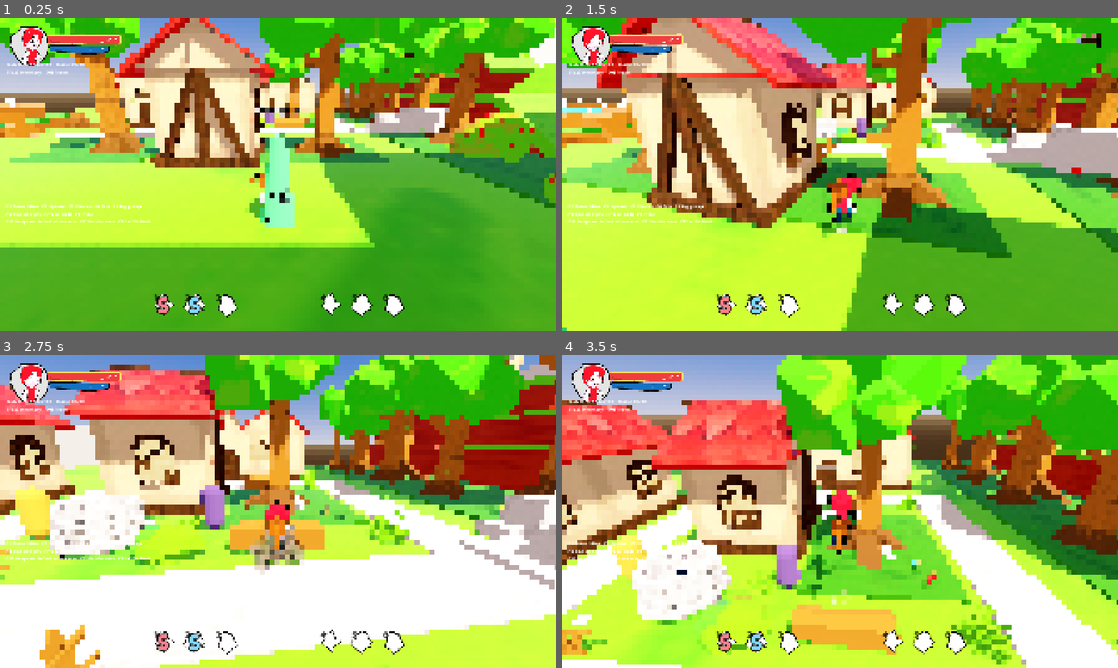
Above: before the commit, frames 1-4 (two rows, left to right).
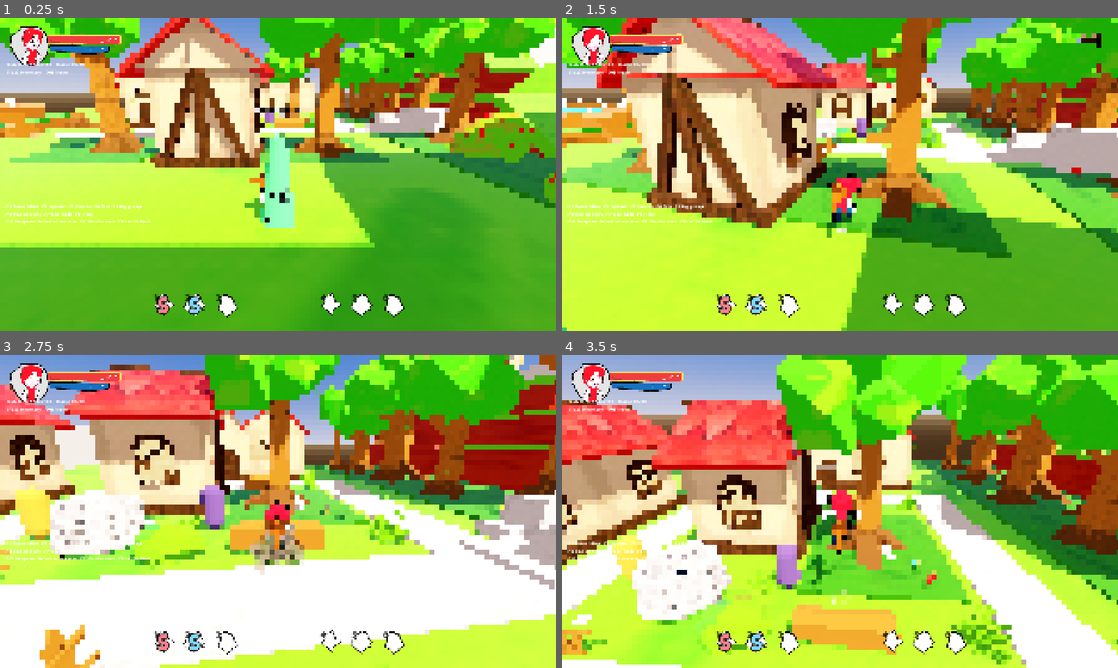
Above: after the commit, the same moments.

Repository: doggoanim/Krits
Game: Godot game, scene res://main.tscn
Two runs of this game, one before a commit and one after it. Both use one fixed random seed, a clock stepped at 60 frames per second and the inputs below. This scene is started directly instead of the project's main scene. Sound files missing from this copy of the repository are replaced by a short silence.
Inputs (mouse positions are in pixels of both pictures, inside the frame that each line leads up to):
- Up to frame 1 (0.25 s): no input
- Up to frame 2 (1.5 s): tap Enter at 0.5 s; move the mouse to (867, 174) at 0.52 s; hold Ctrl (crouch_pound) 0.53-1.28 s; hold W (move_forward) from 0.53 s (still down); click (867, 174) at 0.67 s; tap Space (jump) at 0.77 s; move the mouse to (812, 174) at 1.27 s; tap E (interact) at 1.35 s
- Up to frame 3 (2.75 s): keep holding W (move_forward); tap Space (jump) at 1.52 s; move the mouse to (289, 505) at 2.02 s; hold Shift (roll_dive) from 2.03 s (still down)
- Up to frame 4 (3.5 s): keep holding W (move_forward); move the mouse to (834, 517) at 2.77 s; release Shift (roll_dive) at 2.78 s; tap Delete at 2.85 s; click (834, 517) at 2.92 s; tap Space (jump) at 3.02 s

The runs differ from the first frame. In frame 1, 0.1% of the frame differs, in the area x 44-48%, y 49-63%; in frame 2, 0.2%, in the area x 46-52%, y 51-71%; in frame 3, 0.1%; in frame 4, 0.2%.

Commit message:
Gear: float closer to the player
Co-Authored-By: Claude Sonnet 5.5 <noreply@anthropic.com>
Claude-Session: https://claude.ai/code/session_01TYpdm1jACUqsWG6yyTxbgm

Diff:
--- a/player/gear_display.gd
+++ b/player/gear_display.gd
@@ -15,7 +15,7 @@
 ## Rebuilds itself whenever the equipped shield/weapon changes
 ## (Events.stats_changed). Created by Player (add it after `visual`).
 
-@export var shield_rest := Vector3(0.0, 1.15, 0.55)   ## relative to the player's facing; +Z is behind
+@export var shield_rest := Vector3(0.0, 1.0, 0.3)   ## relative to the player's facing; +Z is behind
 @export var shield_default_top := 0.25   ## height of the shield's top edge when there is no shield model
 @export var weapon_hang_back := 0.05     ## weapon offset along the anchor's Z, onto the shield's player-facing side (flip the sign if it lands on the wrong face)
 @export var swing_strength := 0.06     ## radians of weapon swing per m/s of anchor speed
